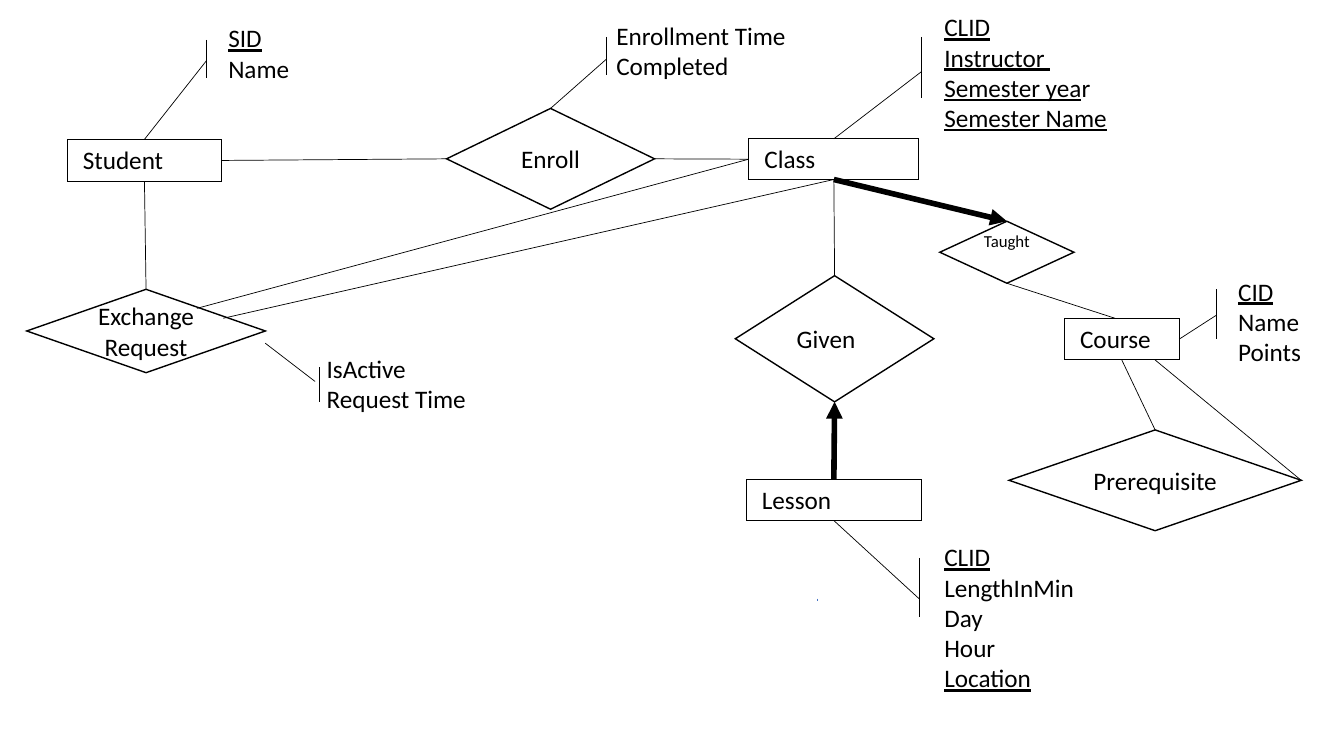
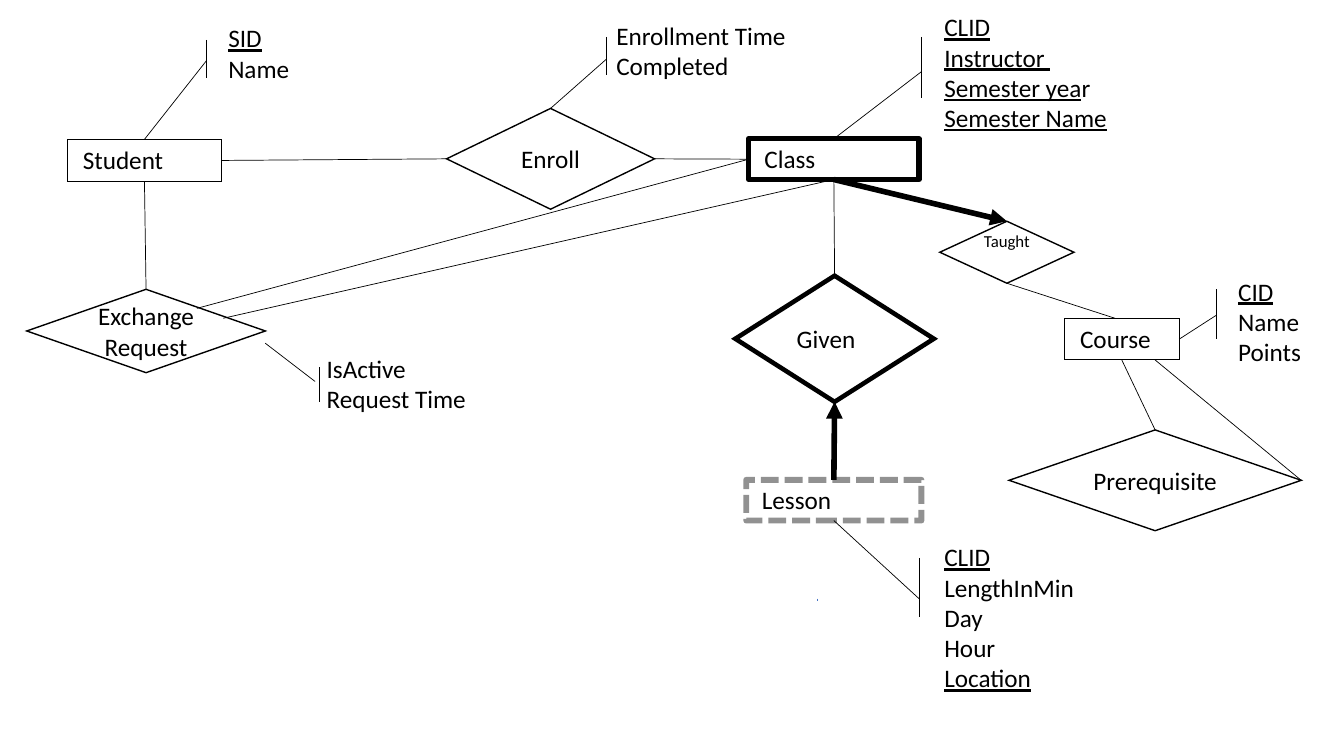
Before and after one commit to alonlapid/courseswap, a slide deck: slide 4 of milestone_2_presentation.pptx. Drawn at 1344x756 pixels with LibreOffice and Linux fonts; fonts in the diff are those of the drawing. Boxes give left, top, right and bottom in pixels: in the first picture for what was removed or moved away, otherwise in the second. Text is boxed around its words. In the diff, an @@ line names an element or a change of style, - is before the commit and + after.

Commit message:
made lesson a weak entity

```diff
--- a/milestone_2_presentation.pptx
+++ b/milestone_2_presentation.pptx
@@ background #FFFFFF to #FFFFFF at 31% opacity @@
@@ rectangle "Class" at [749, 139, 920, 179]: outline #000000 0.75 pt to #000000 3.75 pt @@
@@ diamond "Given" at [736, 276, 935, 402]: outline #000000 1 pt to #000000 3.25 pt @@
@@ rectangle "Lesson" at [746, 480, 922, 520]: outline #000000 0.75 pt to #808080 4.25 pt dashed @@
```
